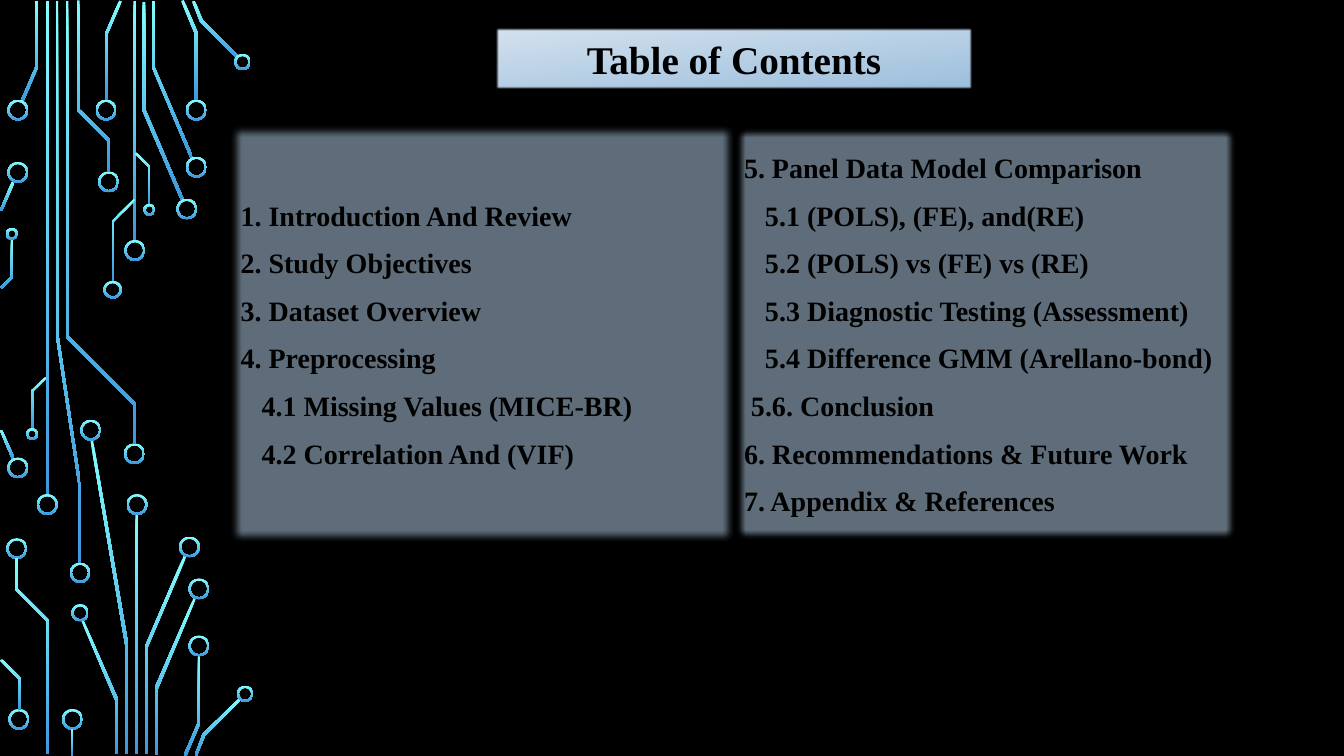
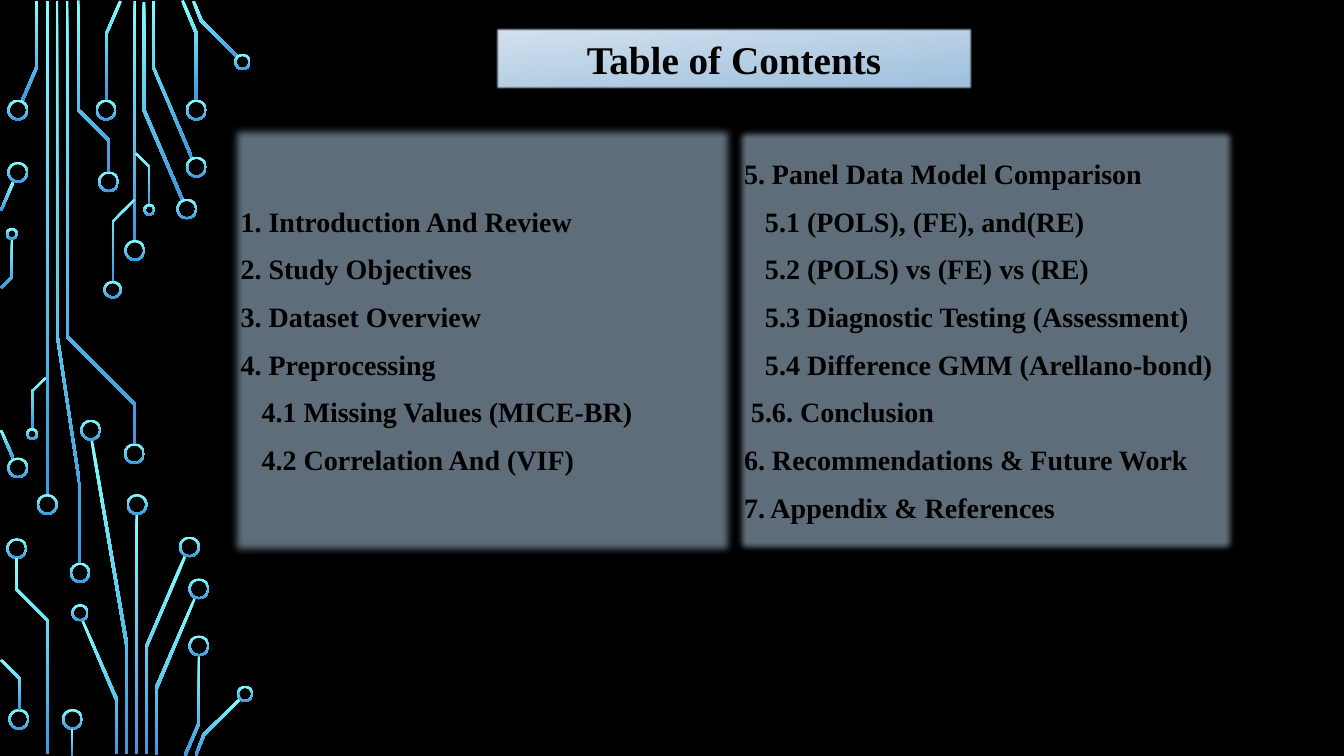
Before and after one commit to MohamedataS/Inflation-Forecasting-PanelModels, a slide deck: slide 3 of 07-Report/Presentation.pptx. Drawn at 1344x756 pixels with LibreOffice and Linux fonts; fonts in the diff are those of the drawing; background and template pictures are left out. Boxes give left, top, right and bottom in pixels: in the first picture for what was removed or moved away, otherwise in the second. Text is boxed around its words. In the diff, an @@ line names an element or a change of style, - is before the commit and + after.

```diff
--- a/07-Report/Presentation.pptx
+++ b/07-Report/Presentation.pptx
@@ subtitle "1. Introduction And Review": place and size @@
-subtitle "1. Introduction And Review" at [231, 126, 734, 541]
+subtitle "1. Introduction And Review" at [231, 126, 734, 555]
@@ rectangle "5. Panel Data Model Comparison": place and size @@
-rectangle "5. Panel Data Model Comparison" at [734, 126, 1237, 541]
+rectangle "5. Panel Data Model Comparison" at [734, 126, 1237, 555]
```
Also in this commit, not shown: 3 other slides changed, 4 other files.
